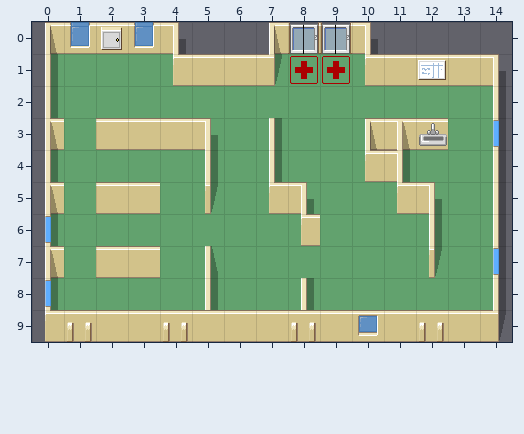
Tiled map: data/lv1.tmx. This is how it looked before the edit.
Cells are 32x32 px. Shown: x 0..14, y 0..9.
After the commit:
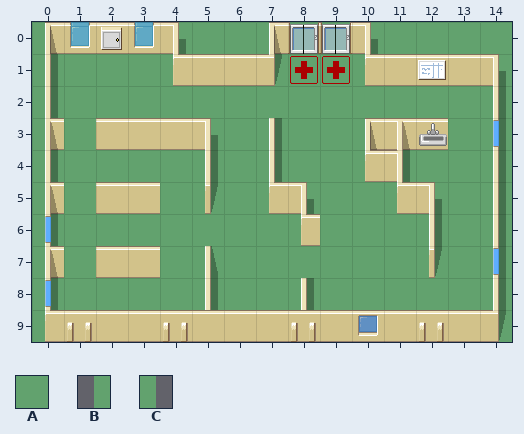
Key: from "hospital_256": A 4, B 20, C 21.
_ is an empty cell.
From old to new:
Layer "floor":
y 0: x 0..1 __ -> AA; x 3..14 ____________ -> AAAAAAAAAAAA
y 1: x 0 B -> A; x 14 _ -> A
y 2..8: x 0 B -> A; x 14 C -> A
y 9: x 0 _ -> A; x 14 _ -> A
